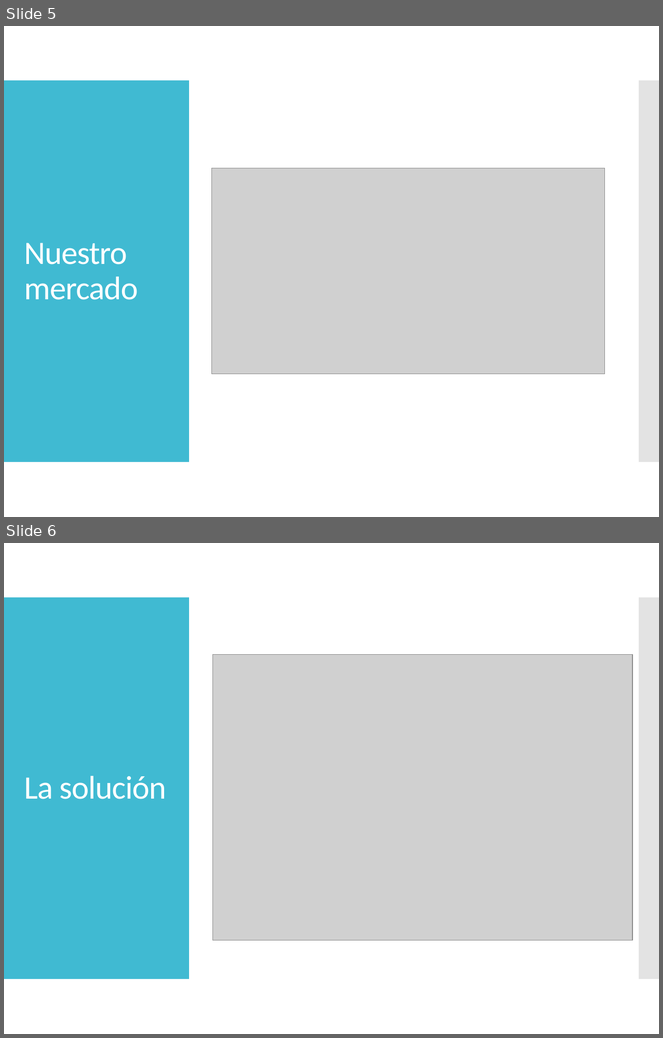
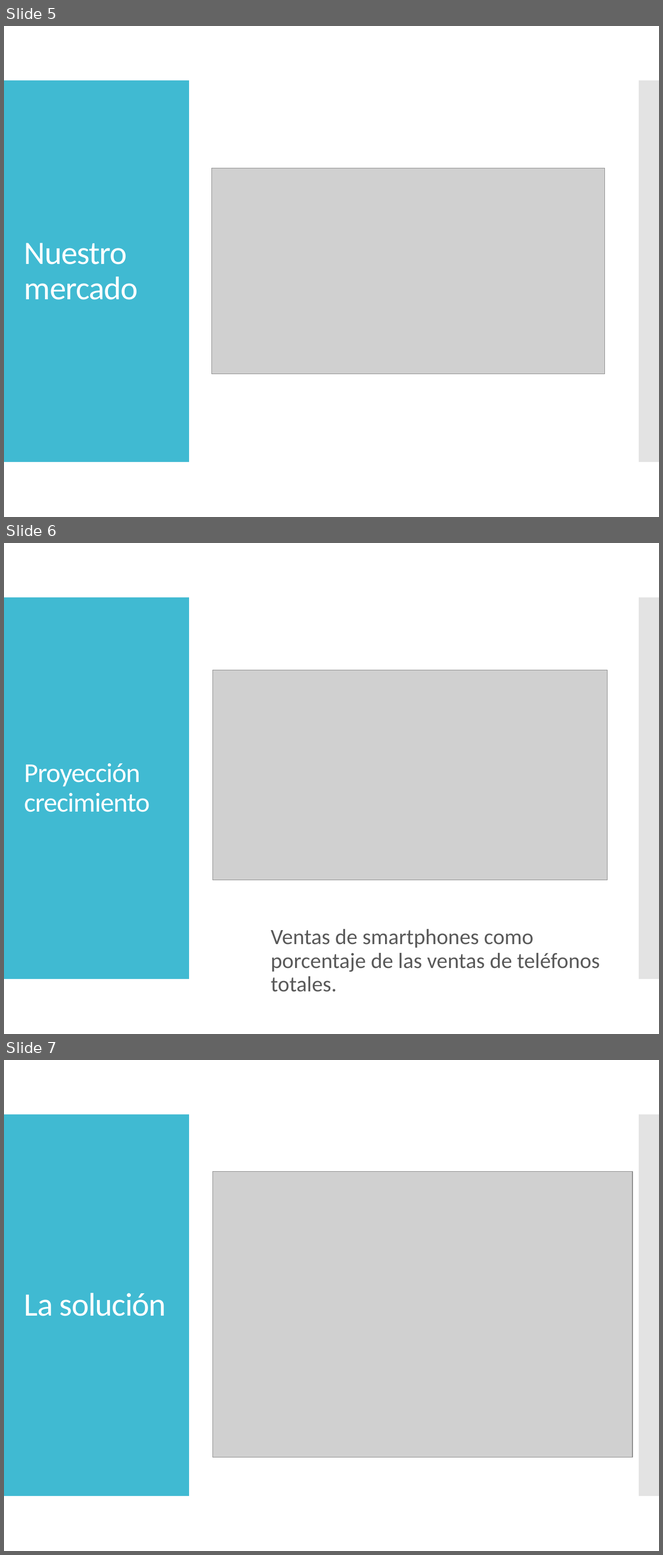
Before and after one commit to dschenkelman/taller-proyectos, a slide deck: Assets/Presentación negocio.pptx. Shown one above the other, each under a label of ours: slides 5 and 6 before the commit, slides 5, 6 and 7 after it. The pictures are 663x1038 and 663x1555 pixels, drawn with LibreOffice and Linux fonts; fonts in the diff are those of the drawing; grey boxes stand for pictures. Boxes give left, top, right and bottom in pixels: in the first picture for what was removed or moved away, otherwise in the second. Text is boxed around its words. In the diff, an @@ line names an element or a change of style, - is before the commit and + after.

Commit message:
slide nueva fantasma

```diff
--- a/Assets/Presentación negocio.pptx
+++ b/Assets/Presentación negocio.pptx
@@ slide 6 added at <box>4,543,659,1034</box>, background #FFFFFF; not listed: 2 template elements that a slide beside it also shows @@
@@ picture added at <box>213,670,607,880</box> @@
@@ title added at <box>24,763,150,812</box>, 30 pt, text #FFFFFF @@
+Proyección crecimiento
@@ text added at <box>271,929,600,992</box>, 24 pt, text #595959 @@
+  Ventas de smartphones como porcentaje de las ventas de teléfonos totales.
@@ what was slide 6 is now slide 7 @@
```
